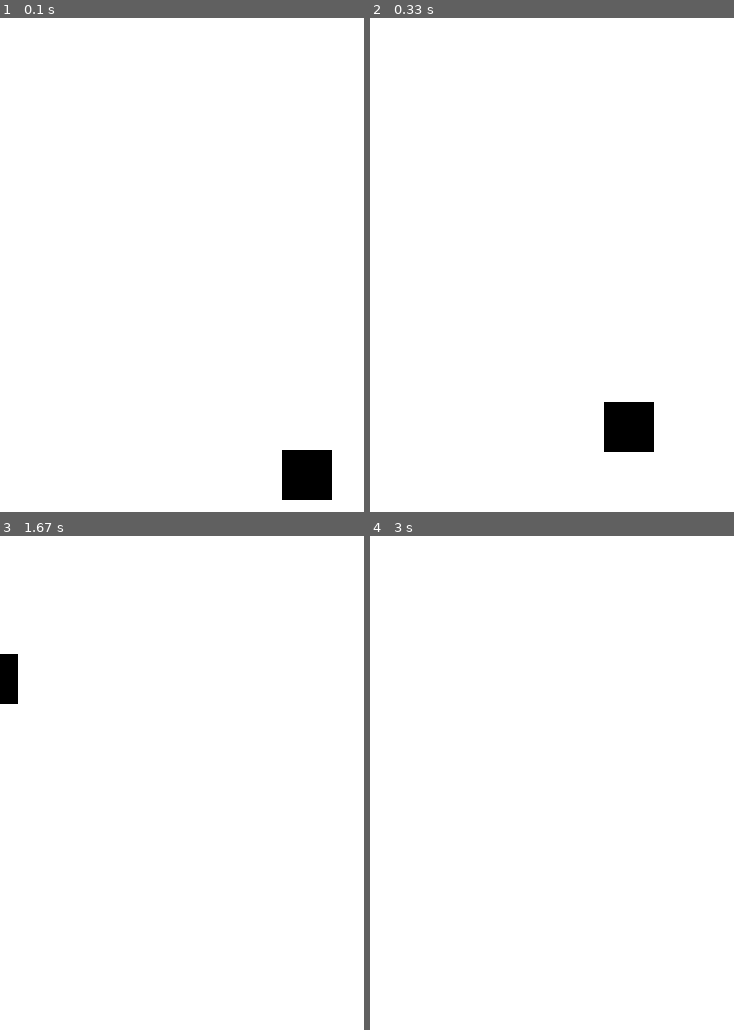
Above: before the commit, frames 1-4 (two rows, left to right).
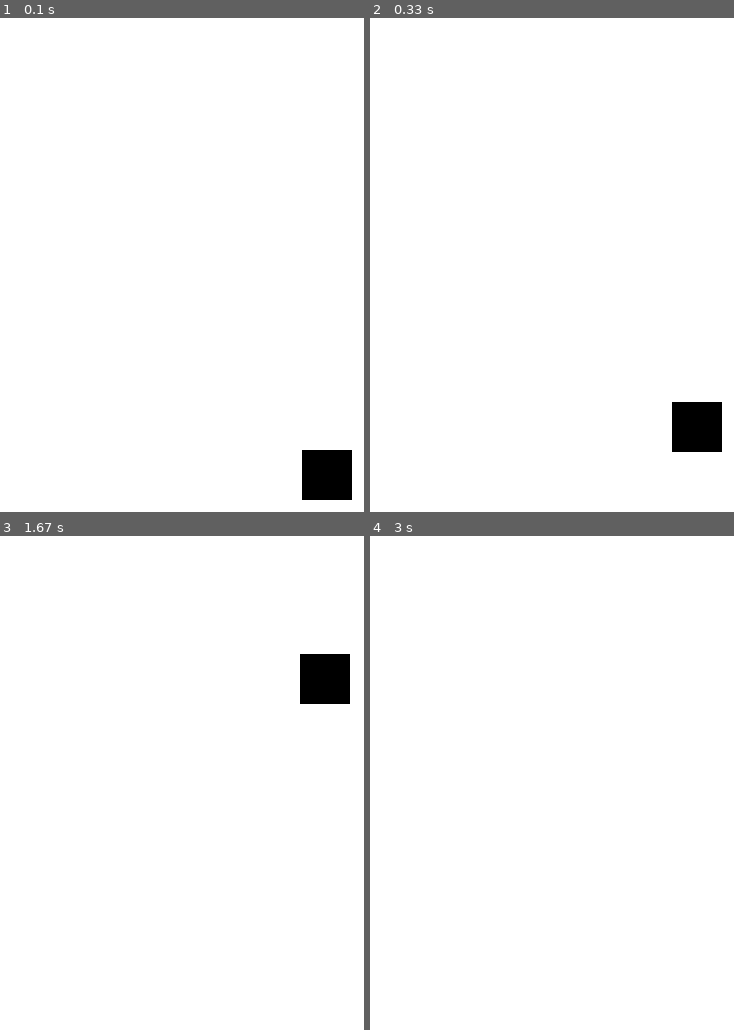
Above: after the commit, the same moments.

Repository: brunovalalves/python_pygame_space_invaders
Game: pygame game, started from main.py
Same seed, same stepped clock (60 frames per second), same inputs: the game is played once before the commit and once after it.
Inputs:
- Up to frame 1 (0.1 s): no input
- Up to frame 2 (0.33 s): no input
- Up to frame 3 (1.67 s): no input
- Up to frame 4 (3 s): no input

The runs differ from the first frame. In frame 1, 1.1% of the frame differs, in the area x 77-97%, y 87-98%; in frame 2, 2.8%, in the area x 64-97%, y 77-88%; in frame 3, 1.9%; in frame 4, nothing differs.

Commit message:
criação de um comentario

Diff:
--- a/main.py
+++ b/main.py
@@ -1,4 +1,6 @@
 import pygame
+
+#Comentário feito
 
 WIN = pygame.display.set_mode((300,300))
 
@@ -17,7 +19,7 @@
             if event.type == pygame.QUIT:
                 run = False
         spaceship.y = spaceship.y-1
-        spaceship.x = spaceship.x-1
+        spaceship.x = spaceship.x^2-1
         draw_window(spaceship)
     pygame.quit()
 
